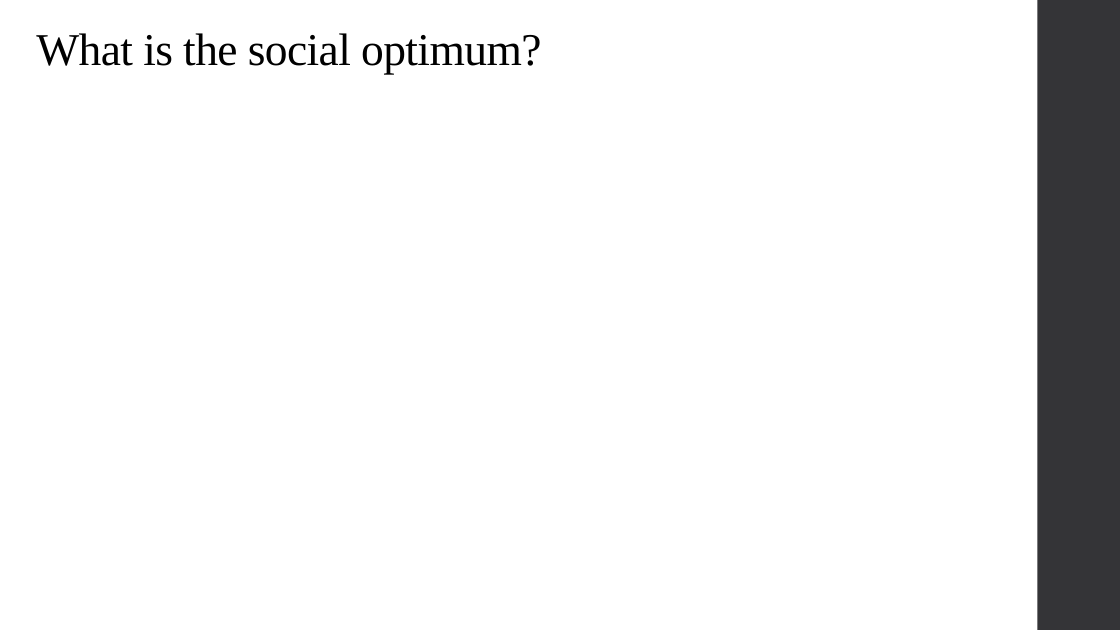
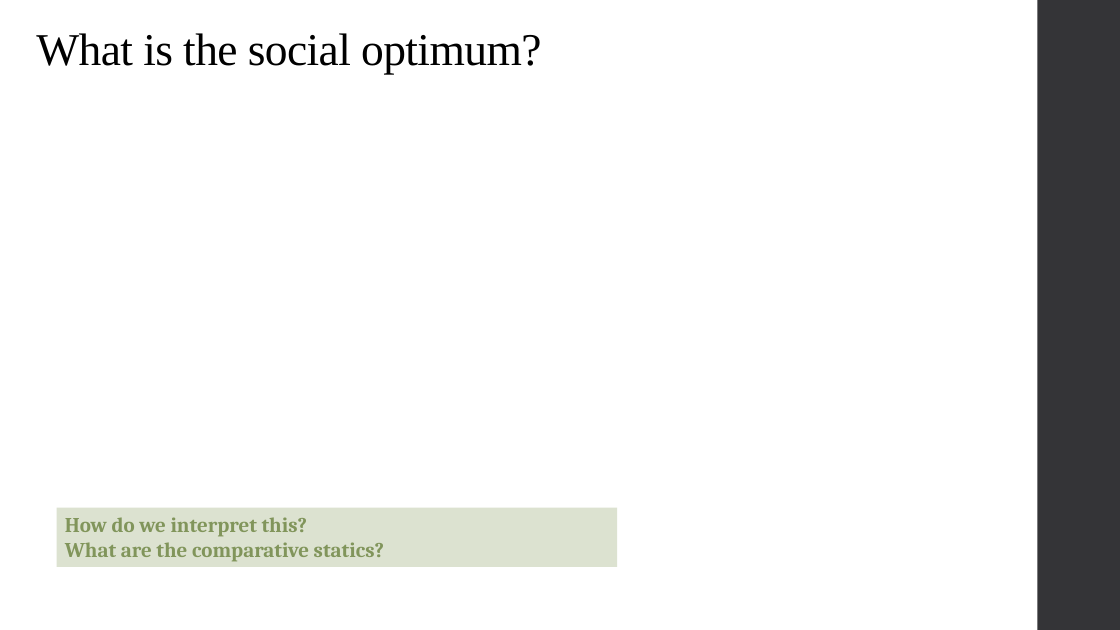
Before and after one commit to alex-hoagland/HAD6750H, a slide deck: slide 30 of Lecture04_ProviderPayment/L4Slides_ProviderPayment_2023W.pptx (slide 31 before the commit). Drawn at 1120x630 pixels with LibreOffice and Linux fonts; fonts in the diff are those of the drawing; grey boxes stand for pictures. Boxes give left, top, right and bottom in pixels: in the first picture for what was removed or moved away, otherwise in the second. Text is boxed around its words. In the diff, an @@ line names an element or a change of style, - is before the commit and + after.

```diff
--- a/Lecture04_ProviderPayment/L4Slides_ProviderPayment_2023W.pptx
+++ b/Lecture04_ProviderPayment/L4Slides_ProviderPayment_2023W.pptx
@@ rectangle added at (56,507,617,567), fill #DCE2D0, 18 pt, text #81955B, bold @@
+How do we interpret this?
+What are the comparative statics?
```
Also in this commit, not shown: 3 other slides changed, 3 slides added, 3 slides removed.
